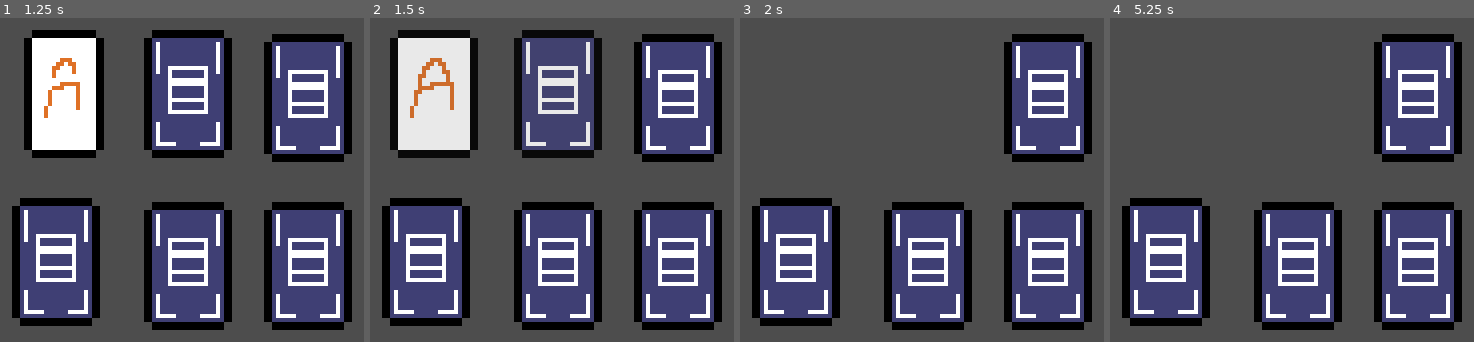
Above: before the commit, frames 1-4 (left to right).
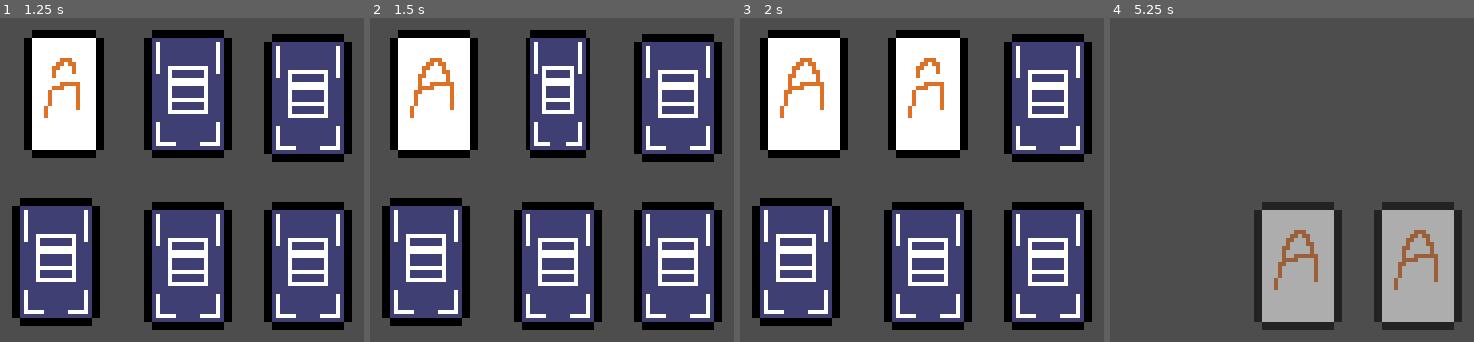
Above: after the commit, the same moments.

Repository: sugarvoid/card-sweeper
Game: Godot game, scene res://game/scene/game.tscn
The game is run twice, just before and just after one commit, with the same random seed, the same clock (stepped at 60 frames per second) and the same inputs. The project has no main scene, so this scene is started directly.
Inputs (mouse positions are in pixels of both pictures, inside the frame that each line leads up to):
- Up to frame 1 (1.25 s): tap Enter at 0.5 s; move the mouse to (65, 92) at 0.52 s; click (65, 92) at 0.67 s
- Up to frame 2 (1.5 s): move the mouse to (559, 92) at 1.27 s; click (559, 92) at 1.42 s
- Up to frame 3 (2 s): no input
- Up to frame 4 (5.25 s): move the mouse to (1419, 99) at 2.02 s; click (1419, 99) at 2.17 s; move the mouse to (1164, 261) at 2.77 s; click (1164, 261) at 2.92 s; move the mouse to (1299, 267) at 3.52 s; click (1299, 267) at 3.67 s; move the mouse to (1419, 267) at 4.27 s; click (1419, 267) at 4.42 s; move the mouse to (outside the picture) at 5.02 s; click (outside the picture) at 5.17 s

Frame 1 is identical in both runs. In frame 2, 4.2% of the frame differs, in the area x 39-64%, y 3-44%; in frame 3, 18%; in frame 4, 37%, in the area x 3-97%, y 4-97%.

Commit message:
Matched cards fadeaway

Diff:
--- a/game/script/card.gd
+++ b/game/script/card.gd
@@ -3,6 +3,7 @@
 
 signal was_clicked(c: Card)
 signal remove_me(c: Card)
+signal done_flipping(c: Card)
 
 enum CARD_TYPE {
 	A = 1,
@@ -63,3 +64,5 @@
 func _on_animation_player_animation_finished(anim_name):
 	if anim_name == "fade_away":
 		emit_signal("remove_me", self)
+	elif anim_name == "show_face":
+		emit_signal("done_flipping", self)
--- a/game/script/card_manager.gd
+++ b/game/script/card_manager.gd
@@ -13,6 +13,7 @@
 	for c: Card in $Cards.get_children():
 		c.connect("was_clicked", flip_over_card)
 		c.connect("remove_me", remove_card)
+		c.connect("done_flipping", add_to_array)
 
 
 # Called every frame. 'delta' is the elapsed time since the previous frame.
@@ -25,22 +26,26 @@
 		c.facedown()
 	faceup_cards.clear()
 
+func add_to_array(c: Card) -> void:
+	faceup_cards.push_back(c)
+	if faceup_cards.size() == 2:
+		check_cards()
+
 func flip_over_card(c: Card) -> void:
-	if cards_clicked < 2:
+	if faceup_cards.size() < 2:
 		if !c.is_face_showing:
-			cards_clicked += 1
 			c.faceup()
-			faceup_cards.push_back(c)
-			if cards_clicked == 2:
-				#TODO: Check if cards match
+
+func check_cards() -> void:
+	#TODO: Check if cards match
 				if faceup_cards[0].card_type == faceup_cards[1].card_type:
 					print("they match")
 					#TODO: Remove cards from board
 					for card in faceup_cards:
 						card.fade_away()
+					faceup_cards.clear()
 				else:
 					$TmrFlipDelay.start()
-
 
 func remove_card(c: Card) -> void:
 	print(str("remove card: ", c.name))
